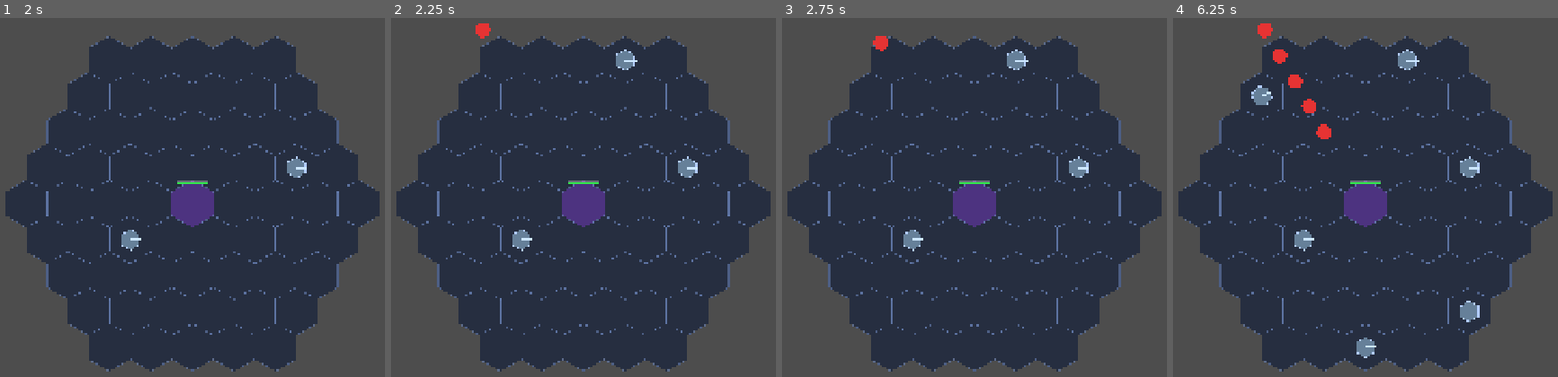
Above: before the commit, frames 1-4 (left to right).
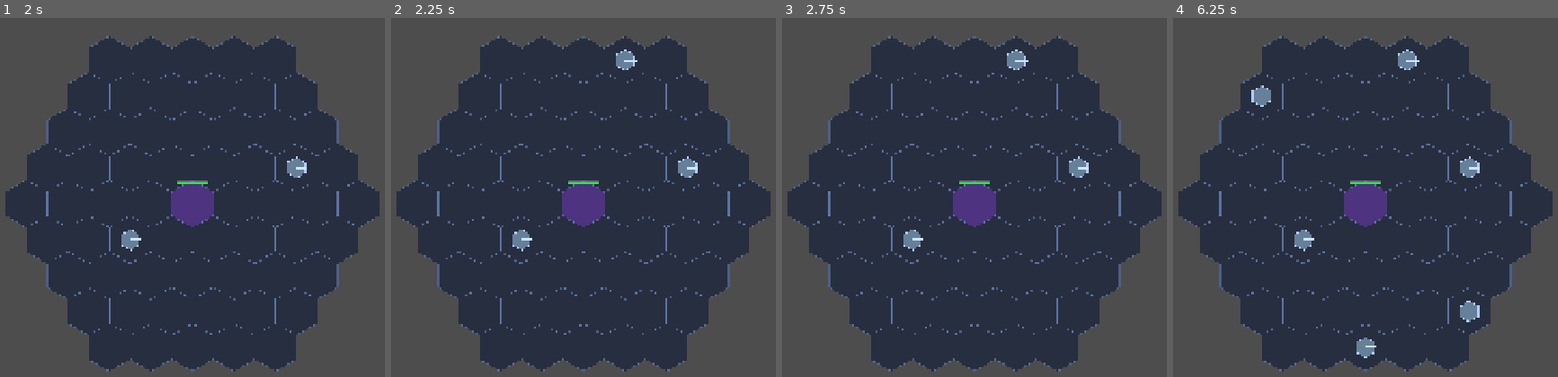
Above: after the commit, the same moments.

Repository: Shiroyasha21/invasion-game
Game: Godot game, scene res://scenes/game/Game.tscn
Same seed, same stepped clock (60 frames per second), same inputs: the game is played once before the commit and once after it.
Inputs (mouse positions are in pixels of both pictures, inside the frame that each line leads up to):
- Up to frame 1 (2 s): tap Enter at 0.5 s; move the mouse to (281, 168) at 0.52 s; click (281, 168) at 0.67 s; tap Space at 1.25 s; drag from (111, 240) to (173, 348) at 1.27 s
- Up to frame 2 (2.25 s): tap Enter at 2 s; move the mouse to (625, 46) at 2.02 s; click (625, 46) at 2.17 s
- Up to frame 3 (2.75 s): no input
- Up to frame 4 (6.25 s): tap Space at 2.75 s; drag from (1346, 348) to (1242, 96) at 2.77 s; move the mouse to (1488, 312) at 3.52 s; click (1488, 312) at 3.67 s; drag from (1242, 96) to (1303, 25) at 4.27 s; move the mouse to (1384, 204) at 5.02 s; click (1384, 204) at 5.17 s; drag from (1303, 25) to (1284, 240) at 5.77 s

Frame 1 is identical in both runs. In frame 2, 0.1% of the frame differs, in the area x 21-26%, y 1-6%; in frame 3, 0.1%; in frame 4, 0.7%, in the area x 20-42%, y 1-34%.
Error after the commit: Attempt to call function 'init' in base 'null instance' on a null instance. (res://scripts/systems/game.gd:22)

Commit message:
Add HUD with coin, wave, and HP display

Diff:
--- a/invasion-game/scripts/systems/game.gd
+++ b/invasion-game/scripts/systems/game.gd
@@ -4,6 +4,7 @@
 @onready var wave_manager: WaveManager = $WaveManager
 @onready var coin_vacuum: CoinVacuum = $CoinVacuum
 @onready var center_piece: CenterPiece = $CenterPiece
+@onready var hud: CanvasLayer = $HUD
 
 @export var enemy_scene: PackedScene
 @export var tower_scene: PackedScene
@@ -18,6 +19,7 @@
 	wave_manager.init(hex_grid)
 	wave_manager.wave_completed.connect(_on_wave_completed)
 	center_piece.destroyed.connect(_on_game_over)
+	hud.init(center_piece)
 
 	await get_tree().create_timer(2.0).timeout
 	wave_manager.start_wave(1)
--- /dev/null
+++ b/invasion-game/scripts/ui/hud.gd
@@ -0,0 +1,32 @@
+extends CanvasLayer
+
+@onready var coin_label: Label = $MarginContainer/VBox/CoinLabel
+@onready var wave_label: Label = $MarginContainer/VBox/WaveLabel
+@onready var hp_label: Label = $MarginContainer/VBox/HPLabel
+
+var center_piece: CenterPiece
+
+
+func _ready() -> void:
+	GameState.coins_changed.connect(_on_coins_changed)
+	GameState.wave_changed.connect(_on_wave_changed)
+	_on_coins_changed(GameState.coins)
+	_on_wave_changed(GameState.current_wave)
+
+
+func init(cp: CenterPiece) -> void:
+	center_piece = cp
+	center_piece.hp_changed.connect(_on_hp_changed)
+	_on_hp_changed(cp.current_hp, cp.max_hp)
+
+
+func _on_coins_changed(amount: int) -> void:
+	coin_label.text = "Coins: %d" % amount
+
+
+func _on_wave_changed(wave: int) -> void:
+	wave_label.text = "Wave: %d" % wave
+
+
+func _on_hp_changed(current: float, maximum: float) -> void:
+	hp_label.text = "HP: %d / %d" % [int(current), int(maximum)]
